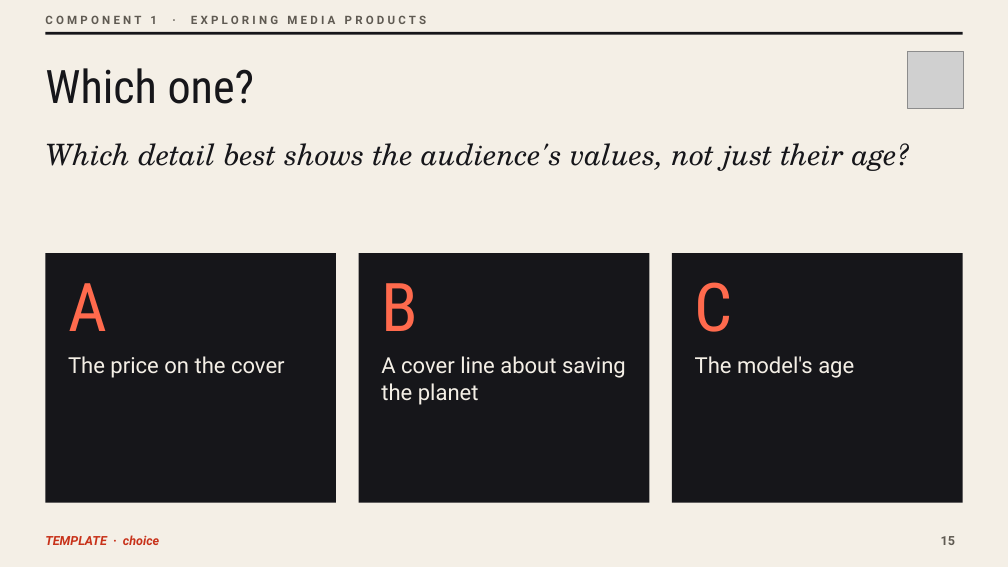
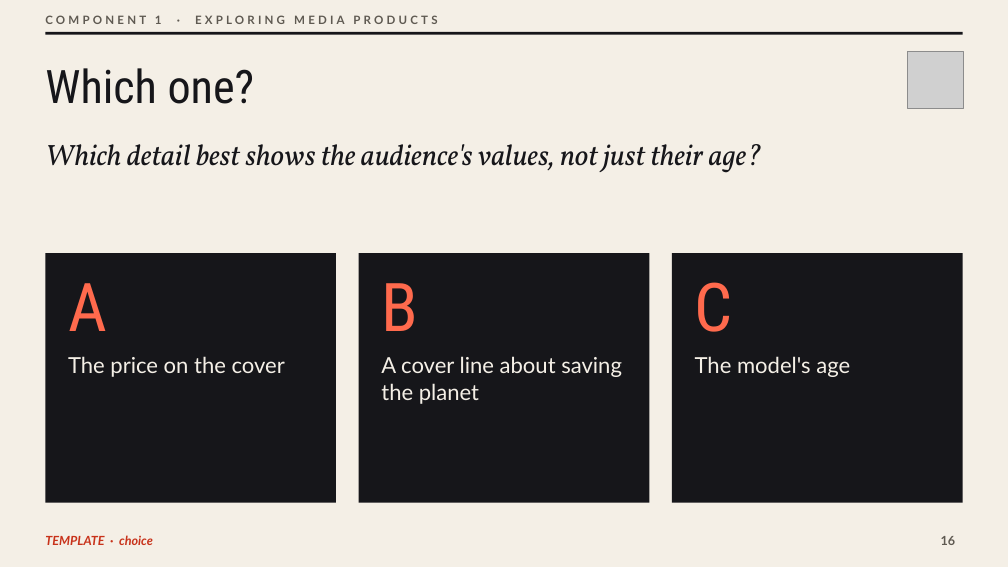
Before and after one commit to OGAComputing/interactive, a slide deck: slide 16 of _presentations/Y10_BTEC_CDM/C1_Deck_Template.pptx (slide 15 before the commit). Drawn at 1008x567 pixels with LibreOffice and Linux fonts; fonts in the diff are those of the drawing; grey boxes stand for pictures. Boxes give left, top, right and bottom in pixels: in the first picture for what was removed or moved away, otherwise in the second. Text is boxed around its words. In the diff, an @@ line names an element or a change of style, - is before the commit and + after.

```diff
--- a/_presentations/Y10_BTEC_CDM/C1_Deck_Template.pptx
+++ b/_presentations/Y10_BTEC_CDM/C1_Deck_Template.pptx
@@ font Roboto to Lato in 5 elements at (68,356,285,377), (381,356,622,404), (695,356,850,377), (45,535,153,545), (45,15,437,24) @@
@@ text "Which detail best shows the ..." at (45,144,762,173): font TeX Gyre Schola to Vollkorn @@
@@ page number at (941,536,956,545): text changed; font Roboto to Lato @@
-15
+16
```
Also in this commit, not shown: 16 other slides changed, 1 slide added, 42 other files.
